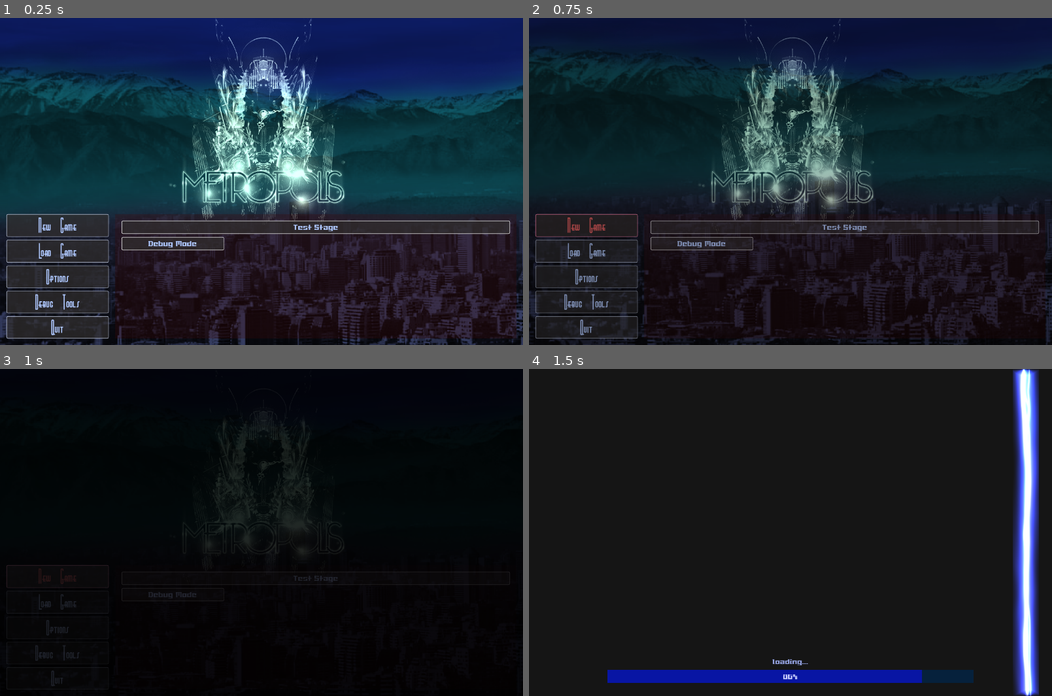
Above: before the commit, frames 1-4 (two rows, left to right).
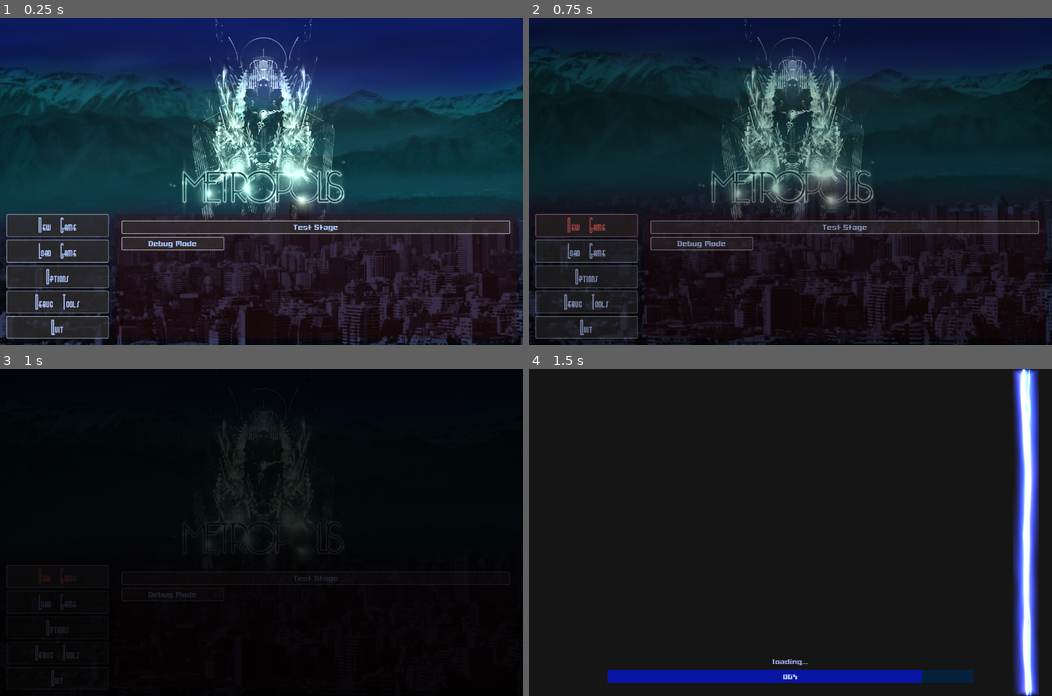
Above: after the commit, the same moments.

Repository: iRadEntertainment/Metropolissimo
Game: Godot game, scene res://Instances/main_menu.tscn
The game is run twice, just before and just after one commit, with the same random seed, the same clock (stepped at 60 frames per second) and the same inputs. Sound files missing from this copy of the repository are replaced by a short silence.
Inputs (mouse positions are in pixels of both pictures, inside the frame that each line leads up to):
- Up to frame 1 (0.25 s): no input
- Up to frame 2 (0.75 s): click "New Game" at 0.5 s
- Up to frame 3 (1 s): no input
- Up to frame 4 (1.5 s): tap Enter at 1.25 s; move the mouse to (905, 516) at 1.27 s; hold Right (ui_right) from 1.28 s (still down); hold Caps Lock (action) from 1.28 s (still down); click (905, 516) at 1.42 s

The runs differ from the first frame. In frame 1, 0.4% of the frame differs, in the area x 34-73%, y 19-31%; in frame 2, less than 0.1%; in frame 3, less than 0.1%; in frame 4, nothing differs.

Commit message:
Minor data_manager changes

Diff:
--- a/Instances/ingame_menu.tscn
+++ b/Instances/ingame_menu.tscn
@@ -57,7 +57,7 @@
 extends \"res://Scripts/button_menu_generic.gd\"
 
 func _pressed():
-	get_tree().quit()"
+	data_mng.quit_and_save()"
 
 [sub_resource type="GDScript" id=6]
 script/source = "#btn_fullscreen
--- a/Instances/main_menu.tscn
+++ b/Instances/main_menu.tscn
@@ -154,7 +154,7 @@
 extends \"res://Scripts/button_menu_generic.gd\"
 
 func _pressed():
-	get_tree().quit()"
+	data_mng.quit_and_save()"
 
 [sub_resource type="StyleBoxFlat" id=18]
 bg_color = Color( 0.195313, 0.185394, 0.185394, 0.707176 )
@@ -320,6 +320,7 @@
 anims/main_art_lights = SubResource( 4 )
 
 [node name="hbox_bttm" type="HBoxContainer" parent="."]
+editor/display_folded = true
 anchor_top = 1.0
 anchor_right = 1.0
 anchor_bottom = 1.0
@@ -330,7 +331,6 @@
 custom_constants/separation = 16
 
 [node name="btns_main" type="GridContainer" parent="hbox_bttm"]
-editor/display_folded = true
 margin_right = 250.0
 margin_bottom = 304.0
 custom_constants/vseparation = 8
@@ -380,7 +380,6 @@
 script = SubResource( 8 )
 
 [node name="quit" type="Button" parent="hbox_bttm/btns_main"]
-editor/display_folded = true
 margin_top = 248.0
 margin_right = 250.0
 margin_bottom = 302.0
--- a/Instances/player.tscn
+++ b/Instances/player.tscn
@@ -8154,7 +8154,7 @@
 
 	elif $vec_mov.visible: $vec_mov.visible = false"
 
-[node name="player" index="0" instance=ExtResource( 1 )]
+[node name="player" instance=ExtResource( 1 )]
 collision_layer = 4
 collision_mask = 1025
 collision/safe_margin = 0.01
--- a/Scripts/data_mng.gd
+++ b/Scripts/data_mng.gd
@@ -9,14 +9,20 @@
 var data_filename = "metropolissimo_data.cfg"
 var data_path = str(data_dir,"/",data_filename)
 
+var cfg_thumb_size = 128
+var cfg_fullscreen = true
+var cfg_vfx_enabled = true
+
 #---------- save_games
 var save_dir  = str(data_dir,"/savegame")
-var thumb_size = 128
+
 signal game_saved
 
 
 func _ready():
 	load_initial_settings()
+	load_settings()
+	parse_loaded_settings()
 
 func load_initial_settings():
 	print("DATA MANAGER: loading initial settings")
@@ -42,17 +48,20 @@
 		else:
 			prints("DATA MANAGER: Unable to create folder -> Error",err_dir)
 			return
+	save_settings()
 
+func save_settings():
 	#--------- default values
 	var file_config = ConfigFile.new()
 	#--- general settings
-	file_config.set_value("settings","thumb_size",thumb_size)
-	file_config.set_value("settings","full_screen",true)
+	file_config.set_value("settings","cfg_thumb_size" ,cfg_thumb_size)
+	file_config.set_value("settings","cfg_fullscreen" ,cfg_fullscreen)
+	file_config.set_value("settings","cfg_vfx_enabled",cfg_vfx_enabled)
 
 	#--- audio
-	file_config.set_value("audio","master_bus_vol",-6)
-	file_config.set_value("audio","music_bus_vol",-24)
-	file_config.set_value("audio","sound_bus_vol",-24)
+	file_config.set_value("audio","master_bus_vol",audio_mng.master_bus_vol)
+	file_config.set_value("audio","music_bus_vol" ,audio_mng.music_bus_vol)
+	file_config.set_value("audio","sound_bus_vol" ,audio_mng.sound_bus_vol)
 
 
 	#--------- finalizing
@@ -71,7 +80,23 @@
 		return
 
 	#--- load sections
-	thumb_size = file_config.get_value("settings","thumb_size",512)
+	cfg_thumb_size  = file_config.get_value("settings","cfg_thumb_size",512)
+	cfg_fullscreen  = file_config.get_value("settings","cfg_fullscreen",true)
+	cfg_vfx_enabled = file_config.get_value("settings","cfg_vfx_enabled",true)
+
+	#--- load audio sections
+	audio_mng.master_bus_vol = file_config.get_value("audio","master_bus_vol")
+	audio_mng.music_bus_vol  = file_config.get_value("audio","music_bus_vol")
+	audio_mng.sound_bus_vol  = file_config.get_value("audio","sound_bus_vol")
+
+func parse_loaded_settings():
+	OS.window_fullscreen = cfg_fullscreen
+	g_mng.fl_vfx_enabled = cfg_vfx_enabled
+
+
+func quit_and_save():
+	save_settings()
+	get_tree().quit()
 
 
 
@@ -132,7 +157,7 @@
 		var min_size = min(crop.get_size().x ,crop.get_size().y)
 		crop.crop(min_size, min_size)
 		crop.convert(5)
-		crop.resize(thumb_size,thumb_size,Image.INTERPOLATE_NEAREST)
+		crop.resize(cfg_thumb_size,cfg_thumb_size,Image.INTERPOLATE_NEAREST)
 		crop.resize_to_po2(true)
 		#crop.blit_rect(capture,Rect2(pos,size),Vector2(0,0)) # capture.blit_rect( Image src, Rect2 src_rect, Vector2 dest=0 )
 		crop.save_png(img_path)
--- a/metropolissimo_data/metropolissimo_data.cfg
+++ b/metropolissimo_data/metropolissimo_data.cfg
@@ -1,7 +1,8 @@
 [settings]
 
-thumb_size=128
-full_screen=true
+cfg_thumb_size=512
+cfg_fullscreen=true
+cfg_vfx_enabled=true
 
 [audio]
 
--- a/project.godot
+++ b/project.godot
@@ -23,11 +23,11 @@
 
 [autoload]
 
+data_mng="*res://Scripts/data_mng.gd"
 utl="*res://Scripts/utl.gd"
 audio_mng="*res://Instances/audio_mng.tscn"
 n_mng="*res://Scripts/n_mng.gd"
 astar_grid_gen="*res://Scripts/astar_grid_gen.gd"
-data_mng="*res://Scripts/data_mng.gd"
 g_mng="*res://Scripts/g_mng.gd"
 
 [debug]
